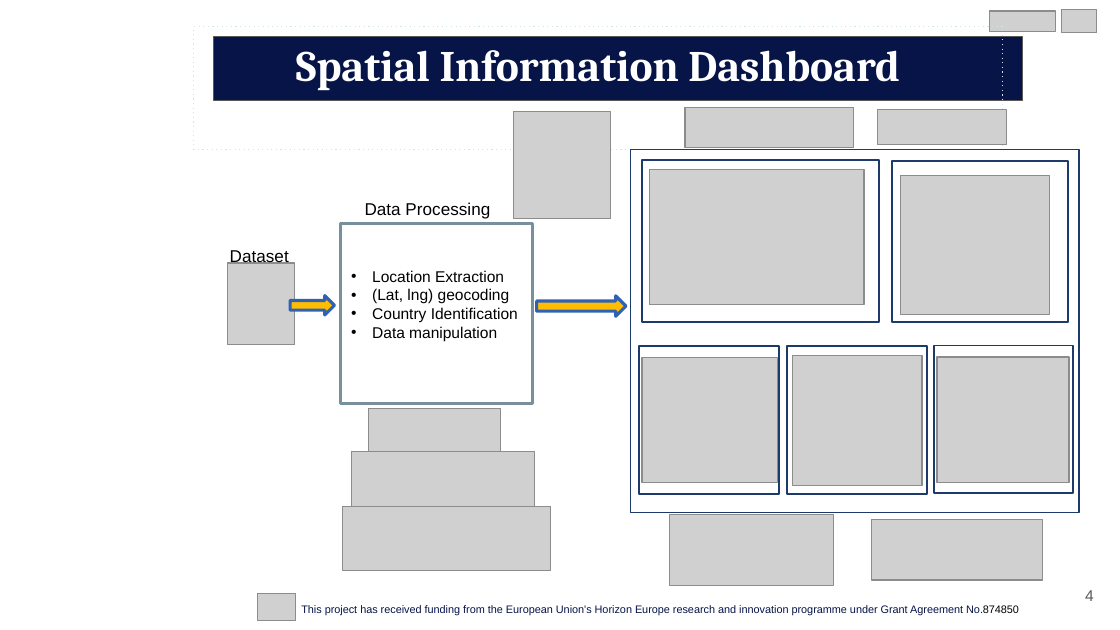
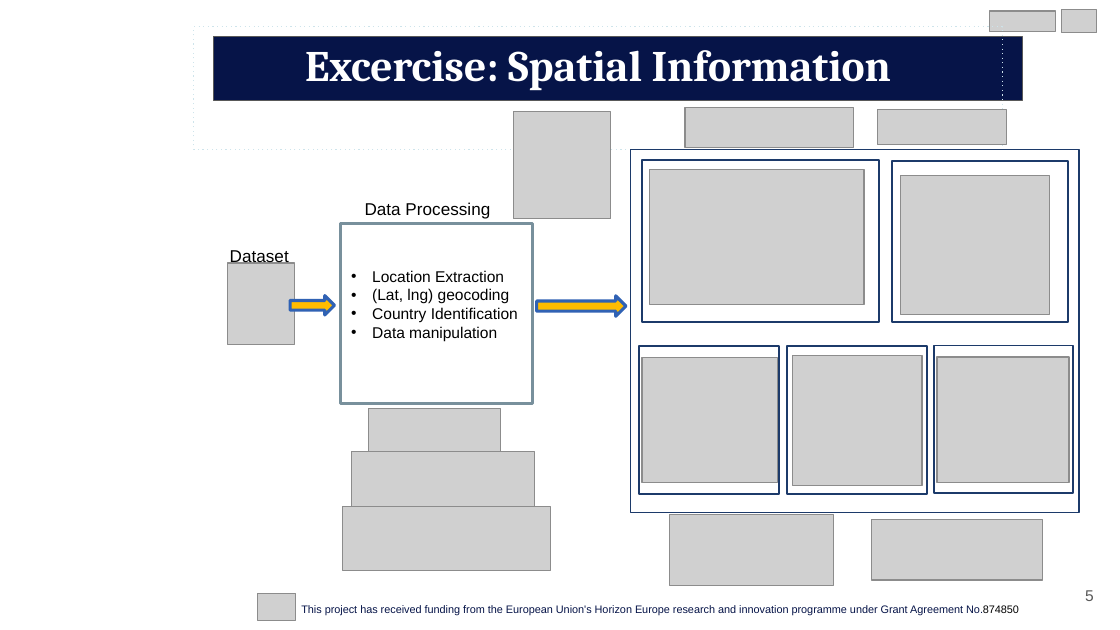
Before and after one commit to mehtab-alam/text-to-spatialmapping, a slide deck: slide 5 of MOOD_Summer_School_Risk_Mapping_Dashboard.pptx (slide 4 before the commit). Drawn at 1120x630 pixels with LibreOffice and Linux fonts; fonts in the diff are those of the drawing; grey boxes stand for pictures; background and template pictures are left out. Boxes give left, top, right and bottom in pixels: in the first picture for what was removed or moved away, otherwise in the second. Text is boxed around its words. In the diff, an @@ line names an element or a change of style, - is before the commit and + after.

```diff
--- a/MOOD_Summer_School_Risk_Mapping_Dashboard.pptx
+++ b/MOOD_Summer_School_Risk_Mapping_Dashboard.pptx
@@ text in rectangle at (305,50,891,144): text changed @@
-Spatial Information Dashboard
+Excercise: Spatial Information Dashboard
@@ page number at (1085,590,1094,601): text changed @@
-4
+5
```
Also in this commit, not shown: 1 other slide changed, 1 slide added.
